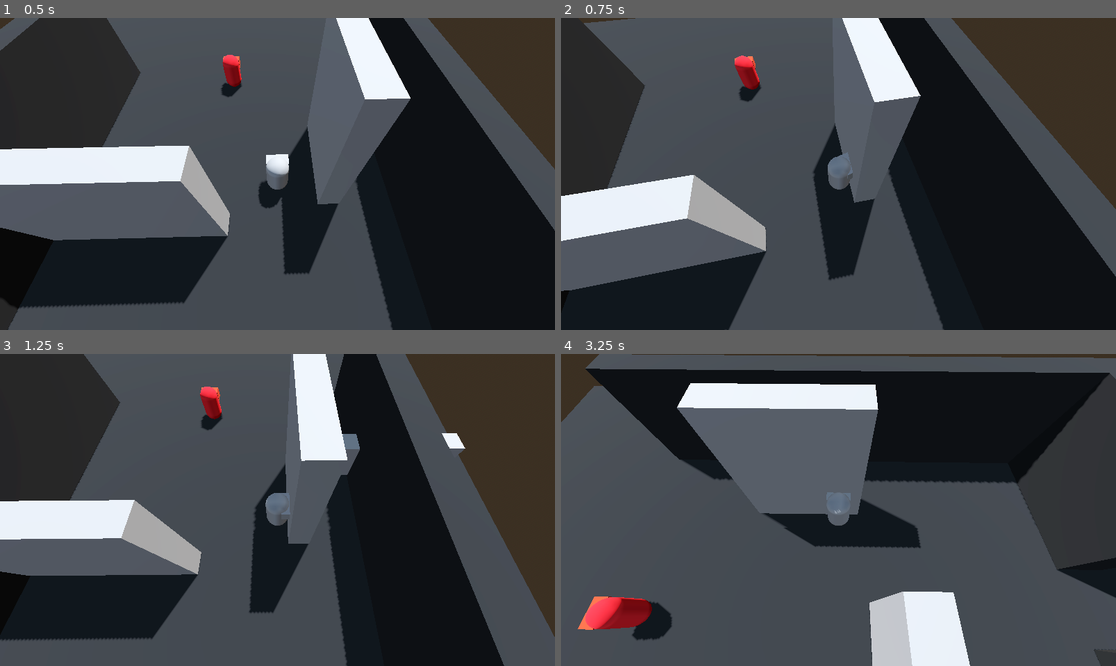
Above: before the commit, frames 1-4 (two rows, left to right).
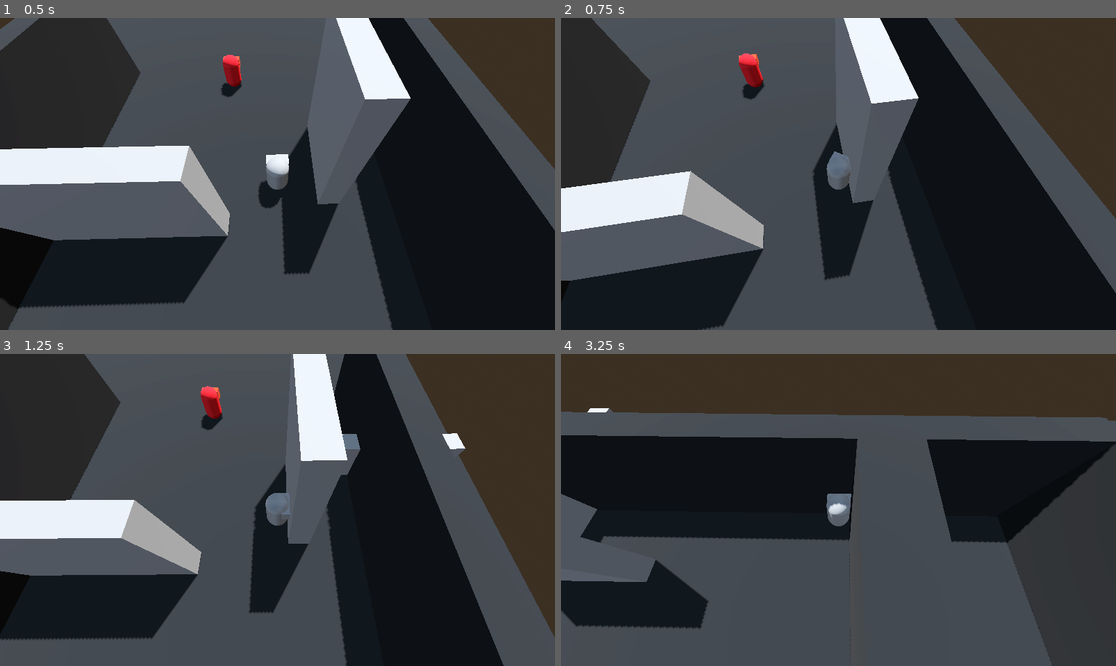
Above: after the commit, the same moments.

Repository: Luis-Blash/speed_attack
Game: Godot game, scene res://main.tscn
Two runs of this game, one before a commit and one after it. Both use one fixed random seed, a clock stepped at 60 frames per second and the inputs below.
Inputs:
- Up to frame 1 (0.5 s): no input
- Up to frame 2 (0.75 s): hold D (move_right) from 0.53 s (still down); tap Shift (dash, bound only after the commit) at 0.6 s
- Up to frame 3 (1.25 s): keep holding D (move_right); tap Space (jump) at 0.77 s
- Up to frame 4 (3.25 s): release D (move_right) at 1.28 s; hold Down (move_down) 1.28-2.03 s; tap G (attack_1) at 1.35 s; tap Space (jump) at 1.52, 3.02 s; tap Shift (dash, bound only after the commit) at 1.55, 2.3, 3.05 s; hold D (move_right) 2.03-2.78 s; tap Q (camera_left) at 2.1 s; hold Up (move_up) from 2.78 s (still down); tap E (camera_right) at 2.85 s

Frame 1 is identical in both runs. In frame 2, 5.2% of the frame differs, in the area x 0-100%, y 0-100%; in frame 3, 0.2%; in frame 4, 57%.

Commit message:
dash to player

Diff:
--- a/player.gd
+++ b/player.gd
@@ -13,8 +13,16 @@
 var is_on_wall: bool = false
 var can_wall_slide: bool = true
 
+# --- dash ---
+@export var dash_force: float = 30.0
+@export var dash_duration: float = 0.1
+@export var dash_cooldown: float = 0.4
+var dash_timer: float = 0.0
+var dash_cooldown_timer: float = 0.0
+var dash_direction: Vector3 = Vector3.ZERO
+
 # --- state machine ---
-enum State { IDLE, MOVE, ATTACK, WALL_SLIDE, DEAD }
+enum State { IDLE, MOVE, ATTACK, WALL_SLIDE, DASH, DEAD }
 var current_state: State = State.IDLE
 
 # --- ataque ---
@@ -34,6 +42,7 @@
 func _physics_process(delta: float) -> void:
 	_check_walls()
 	_gravity_to_state(delta)
+	_update_timers(delta)
 	_handle_global_input()
 
 	match current_state:
@@ -45,6 +54,8 @@
 			_state_attack(delta)
 		State.WALL_SLIDE:
 			_state_wall_slide()
+		State.DASH:
+			_state_dash(delta)
 		State.DEAD:
 			_state_dead()
 
@@ -67,6 +78,9 @@
 
 	if Input.is_action_just_pressed("throw"):
 		_throw_shuriken()
+
+	if Input.is_action_just_pressed("dash") and dash_cooldown_timer <= 0.0:
+		_start_dash()
 
 # --- estados ---
 func _state_idle() -> void:
@@ -127,6 +141,29 @@
 	if attack_timer <= 0.0:
 		attack_area.monitoring = false
 		current_state = State.IDLE
+
+func _start_dash() -> void:
+	# si hay input dashea hacia ese lado, si no hacia donde mira
+	var dir := get_input_direction()
+	if dir.length() < 0.1:
+		dir = -global_transform.basis.z
+	dash_direction = dir.normalized()
+	dash_timer = dash_duration
+	dash_cooldown_timer = dash_cooldown
+	current_state = State.DASH
+
+func _state_dash(delta: float) -> void:
+	dash_timer -= delta
+	velocity.x = dash_direction.x * dash_force
+	velocity.z = dash_direction.z * dash_force
+	velocity.y = 0.0  # dash horizontal puro, sin gravedad
+
+	if dash_timer <= 0.0:
+		current_state = State.IDLE
+
+func _update_timers(delta: float) -> void:
+	if dash_cooldown_timer > 0.0:
+		dash_cooldown_timer -= delta
 
 func _state_dead() -> void:
 	velocity.x = 0
--- a/project.godot
+++ b/project.godot
@@ -73,6 +73,11 @@
 "events": [Object(InputEventKey,"resource_local_to_scene":false,"resource_name":"","device":-1,"window_id":0,"alt_press …(191 unchanged characters)…
 ]
 }
+dash={
+"deadzone": 0.2,
+"events": [Object(InputEventKey,"resource_local_to_scene":false,"resource_name":"","device":-1,"window_id":0,"alt_pressed":false,"shift_pressed":false,"ctrl_pressed":false,"meta_pressed":false,"pressed":false,"keycode":0,"physical_keycode":4194325,"key_label":0,"unicode":0,"location":0,"echo":false,"script":null)
+]
+}
 
 [physics]
 
